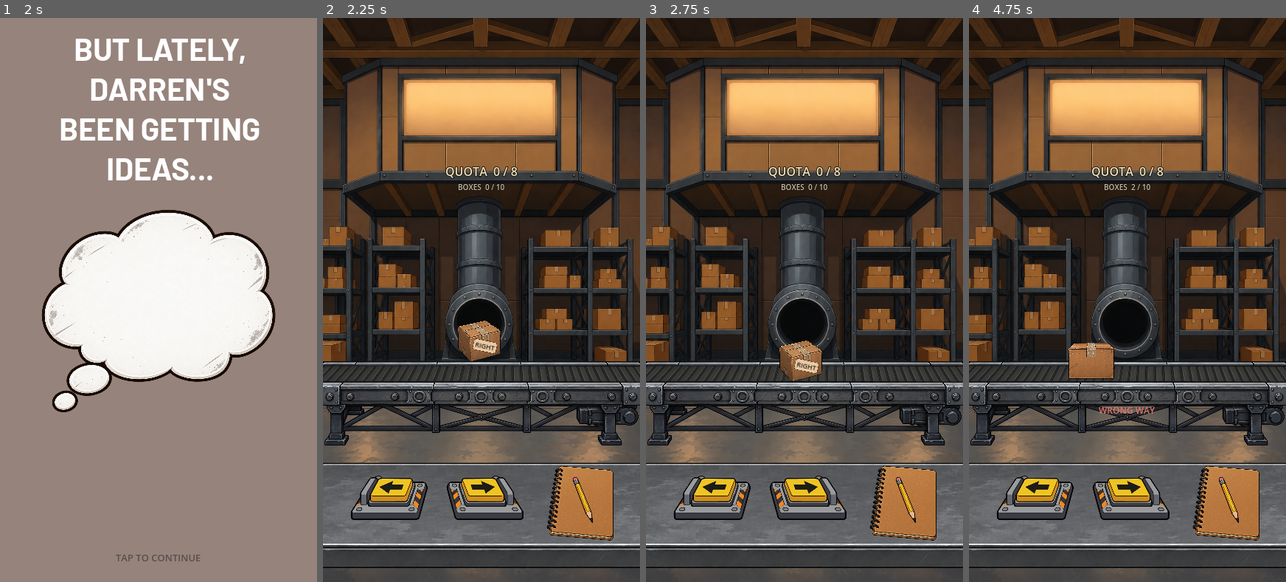
Above: before the commit, frames 1-4 (left to right).
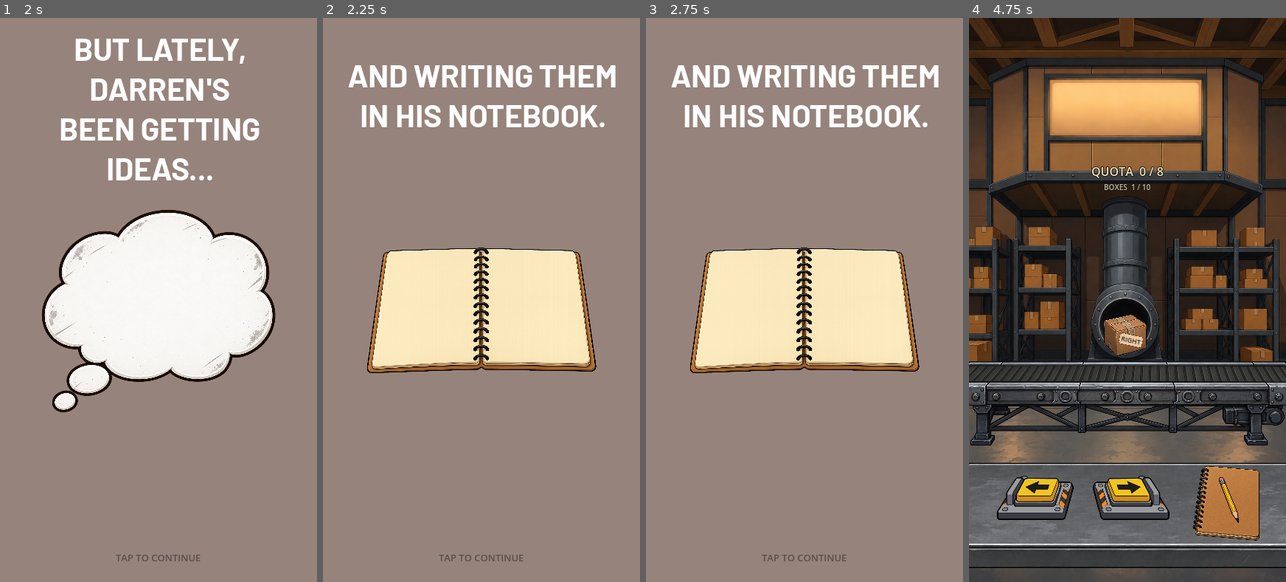
Above: after the commit, the same moments.

Repository: patrickcallahancomedy/comedian
Game: Godot game, scene res://scenes/story/story_sequence.tscn
Same seed, same stepped clock (60 frames per second), same inputs: the game is played once before the commit and once after it.
Inputs (mouse positions are in pixels of both pictures, inside the frame that each line leads up to):
- Up to frame 1 (2 s): tap Enter (ui_accept) at 0.5, 0.77, 1.25, 1.52 s; move the mouse to (228, 271) at 0.52 s; click (228, 271) at 0.67 s; move the mouse to (95, 328) at 1.27 s; click (95, 328) at 1.42 s
- Up to frame 2 (2.25 s): tap Enter (ui_accept) at 2 s; move the mouse to (513, 175) at 2.02 s; click (513, 175) at 2.17 s
- Up to frame 3 (2.75 s): no input
- Up to frame 4 (4.75 s): click (1038, 491) at 2.77 s; click (1038, 491) at 3.52 s; move the mouse to (1111, 412) at 4.27 s; click (1111, 412) at 4.42 s; tap Enter (ui_accept) at 4.52 s

Frame 1 is identical in both runs. In frame 2, 99% of the frame differs, in the area x 0-100%, y 0-100%; in frame 3, 99%; in frame 4, 2.4%.

Commit message:
Wire page 6 notebook card into story sequence

Diff:
--- a/godot/scripts/story/story_sequence.gd
+++ b/godot/scripts/story/story_sequence.gd
@@ -6,6 +6,7 @@
 	preload("res://scenes/story/pages/03_not_comedian.tscn"),
 	preload("res://scenes/story/pages/04_not_trying.tscn"),
 	preload("res://scenes/story/pages/05_noticed_things.tscn"),
+	preload("res://scenes/story/pages/06_writing_notebook.tscn"),
 ]
 
 const ADVANCE_DEBOUNCE_MS := 250
